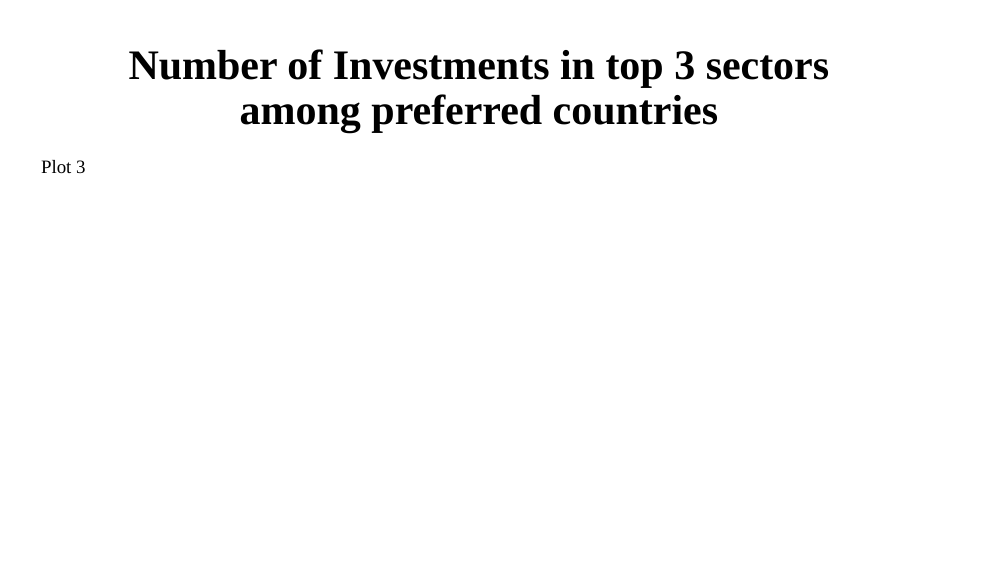
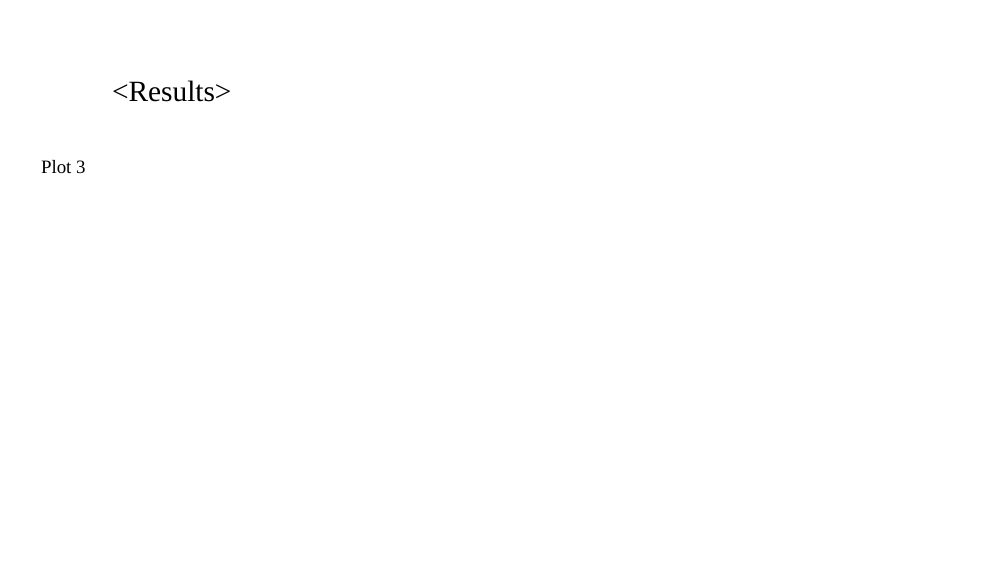
Before and after one commit to rakesgor/InvestmentGroupStudy, a slide deck: slide 9 of Spark Funds Presentation.pptx. Drawn at 1008x567 pixels with LibreOffice and Linux fonts; fonts in the diff are those of the drawing; background and template pictures are left out. Boxes give left, top, right and bottom in pixels: in the first picture for what was removed or moved away, otherwise in the second. Text is boxed around its words. In the diff, an @@ line names an element or a change of style, - is before the commit and + after.

```diff
--- a/Spark Funds Presentation.pptx
+++ b/Spark Funds Presentation.pptx
@@ title at (112, 80, 232, 102): text changed; size 40 to 28 pt; bold off @@
-Number of Investments in top 3 sectors among preferred countries
+<Results>
```
Also in this commit, not shown: 7 other slides changed, 2 slides added, 2 slides removed.
